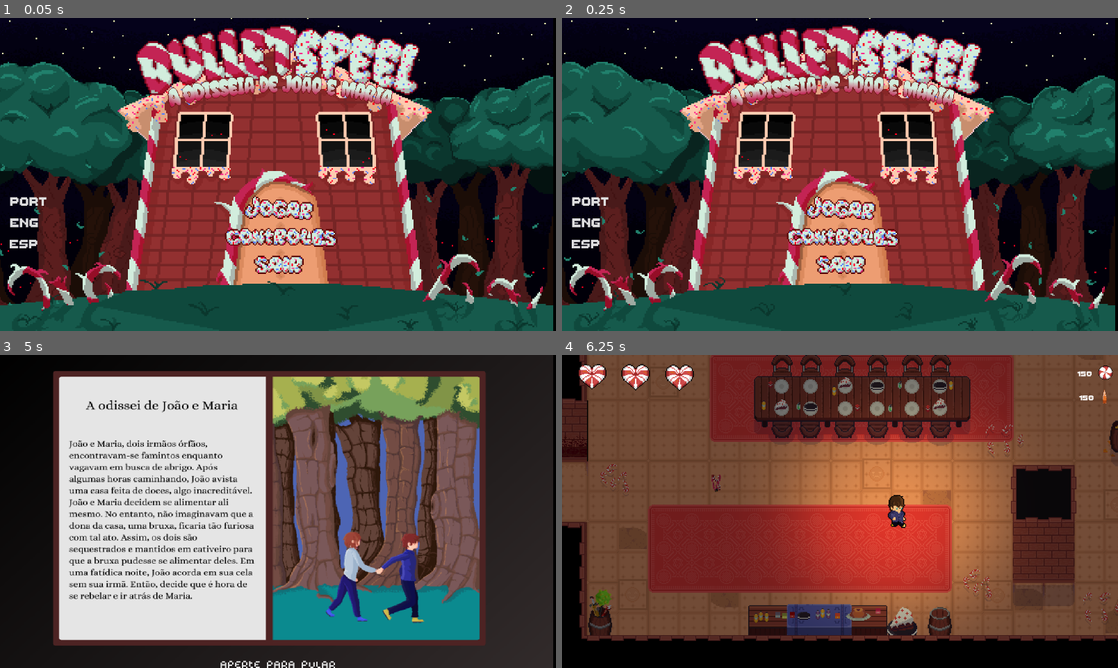
Above: before the commit, frames 1-4 (two rows, left to right).
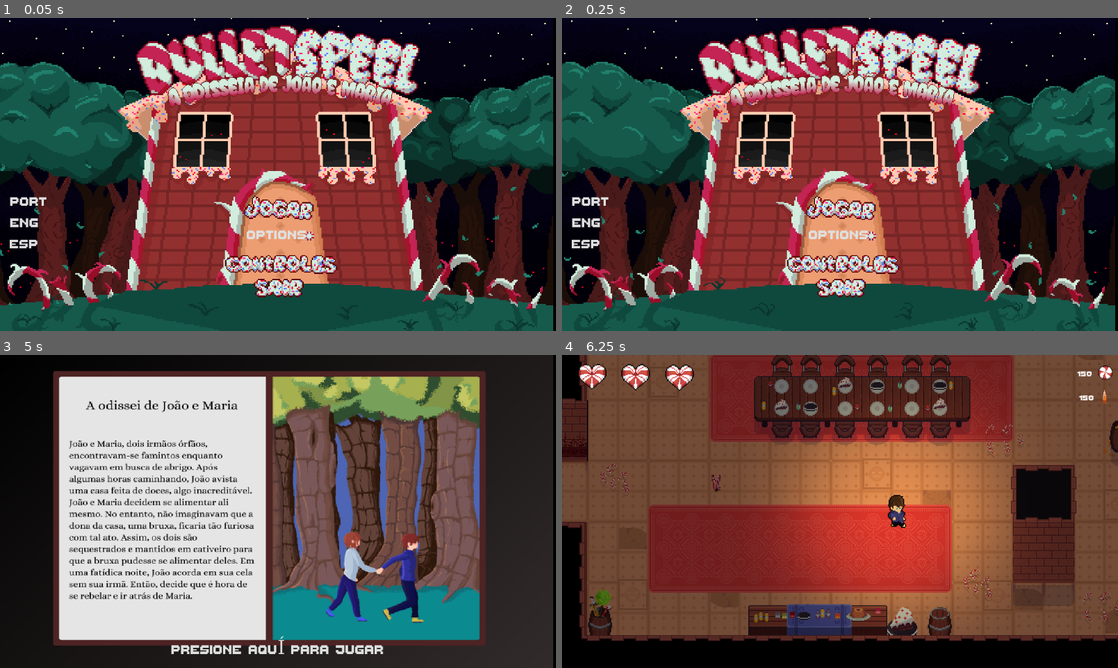
Above: after the commit, the same moments.

Repository: mtab-dev/bulletspeel
Game: Godot game, scene res://scenes/levels/main_menu.tscn
Same seed, same stepped clock (60 frames per second), same inputs: the game is played once before the commit and once after it. Sound files missing from this copy of the repository are replaced by a short silence.
Inputs (mouse positions are in pixels of both pictures, inside the frame that each line leads up to; where the layout moved, square brackets give the same spot in the first picture):
- Up to frame 1 (0.05 s): no input
- Up to frame 2 (0.25 s): no input
- Up to frame 3 (5 s): click (278, 570) [278, 574] at 0.5 s; click "PORT" at 1.25 s; click (278, 602) [278, 574] at 2 s; click "ENG" at 2.75 s; click "ESP" at 3.5 s; click (278, 539) at 4.25 s
- Up to frame 4 (6.25 s): click (840, 649) [840, 511] at 5 s; move the mouse to (962, 495) at 5.77 s; hold D (right) from 5.78 s (still down); click (962, 495) at 5.92 s

The runs differ from the first frame. In frame 1, 2.3% of the frame differs, in the area x 40-61%, y 67-90%; in frame 2, 2.3%; in frame 3, 1.0%; in frame 4, nothing differs.

Commit message:
feat: level menu

Diff:
--- a/project.godot
+++ b/project.godot
@@ -23,7 +23,7 @@
 
 [display]
 
-window/size/mode=3
+window/size/mode=2
 window/size/resizable=false
 window/stretch/mode="viewport"
 
--- a/scenes/levels/main_menu.tscn
+++ b/scenes/levels/main_menu.tscn
@@ -231,9 +231,9 @@
 process_mode = 3
 layout_mode = 2
 offset_left = 516.0
-offset_top = 487.0
+offset_top = 535.0
 offset_right = 648.0
-offset_bottom = 530.0
+offset_bottom = 578.0
 size_flags_horizontal = 4
 size_flags_vertical = 4
 mouse_default_cursor_shape = 2
@@ -247,11 +247,35 @@
 
 [node name="opções" type="Button" parent="menu"]
 process_mode = 3
+layout_mode = 1
+anchors_preset = 15
+anchor_right = 1.0
+anchor_bottom = 1.0
+offset_left = 511.0
+offset_top = 430.0
+offset_right = 596.0
+offset_bottom = 430.0
+grow_horizontal = 2
+grow_vertical = 2
+size_flags_horizontal = 4
+size_flags_vertical = 4
+mouse_default_cursor_shape = 2
+theme = ExtResource("38_koc4b")
+theme_override_styles/hover = SubResource("StyleBoxEmpty_hg8r7")
+theme_override_styles/pressed = SubResource("StyleBoxEmpty_0gcxr")
+theme_override_styles/normal = SubResource("StyleBoxEmpty_n2cji")
+text = "options"
+alignment = 0
+icon_alignment = 1
+expand_icon = true
+
+[node name="opções2" type="Button" parent="menu"]
+process_mode = 3
 layout_mode = 0
 offset_left = 445.0
-offset_top = 424.0
+offset_top = 480.0
 offset_right = 715.0
-offset_bottom = 483.0
+offset_bottom = 539.0
 size_flags_horizontal = 4
 size_flags_vertical = 4
 mouse_default_cursor_shape = 2
@@ -340,6 +364,7 @@
 [connection signal="pressed" from="menu/play" to="." method="_on_play_pressed"]
 [connection signal="pressed" from="menu/sair" to="." method="_on_sair_pressed"]
 [connection signal="pressed" from="menu/opções" to="." method="_on_opções_pressed"]
+[connection signal="pressed" from="menu/opções2" to="." method="_on_opções_pressed"]
 [connection signal="pressed" from="menu/port" to="." method="_on_port_pressed"]
 [connection signal="pressed" from="menu/eng" to="." method="_on_eng_pressed"]
 [connection signal="pressed" from="menu/esp" to="." method="_on_esp_pressed"]
--- a/scenes/ui/introduction.tscn
+++ b/scenes/ui/introduction.tscn
@@ -1,8 +1,7 @@
-[gd_scene load_steps=8 format=3 uid="uid://cryurjlljcfqc"]
+[gd_scene load_steps=7 format=3 uid="uid://cryurjlljcfqc"]
 
 [ext_resource type="Texture2D" uid="uid://lefgd2k08sw4" path="res://sprites/ui/cutscenes/intro.webp" id="1_5ypy1"]
 [ext_resource type="Script" path="res://scripts/ui/introduction.gd" id="1_yenme"]
-[ext_resource type="Texture2D" uid="uid://kyk1bf27t31r" path="res://sprites/ui/menu/press.webp" id="2_ss6yq"]
 [ext_resource type="Theme" uid="uid://cjoyqre1lp47" path="res://assets/themes/buttons.tres" id="3_0jjw8"]
 
 [sub_resource type="StyleBoxEmpty" id="StyleBoxEmpty_p71ld"]
@@ -27,17 +26,19 @@
 
 [node name="goAhead" type="Button" parent="."]
 layout_mode = 1
-anchors_preset = 15
+anchors_preset = 12
+anchor_top = 1.0
 anchor_right = 1.0
 anchor_bottom = 1.0
+offset_top = -74.0
 grow_horizontal = 2
-grow_vertical = 2
+grow_vertical = 0
 mouse_default_cursor_shape = 2
 theme = ExtResource("3_0jjw8")
 theme_override_styles/hover = SubResource("StyleBoxEmpty_p71ld")
 theme_override_styles/pressed = SubResource("StyleBoxEmpty_qd0ug")
 theme_override_styles/normal = SubResource("StyleBoxEmpty_rj146")
-icon = ExtResource("2_ss6yq")
+text = "aaaaaaaaa"
 icon_alignment = 1
 vertical_icon_alignment = 2
 
--- a/scenes/ui/level_menu.tscn
+++ b/scenes/ui/level_menu.tscn
@@ -1,7 +1,8 @@
-[gd_scene load_steps=3 format=3 uid="uid://cjabs2o3kadip"]
+[gd_scene load_steps=4 format=3 uid="uid://cjabs2o3kadip"]
 
 [ext_resource type="Script" path="res://scripts/ui/levelMenu.gd" id="1_0048k"]
 [ext_resource type="Theme" uid="uid://cjoyqre1lp47" path="res://assets/themes/buttons.tres" id="1_e77uw"]
+[ext_resource type="Texture2D" uid="uid://dwu18gldx5boy" path="res://sprites/ui/menu/pauseOverlay.webp" id="2_548jn"]
 
 [node name="levelMenu" type="CanvasLayer" groups=["levelMenu"]]
 process_mode = 3
@@ -11,6 +12,11 @@
 offset_right = 1171.0
 offset_bottom = 649.0
 color = Color(0.337255, 0.337255, 0.337255, 0)
+
+[node name="Sprite2D" type="Sprite2D" parent="."]
+position = Vector2(573, 286)
+scale = Vector2(3, 3)
+texture = ExtResource("2_548jn")
 
 [node name="VBoxContainer" type="VBoxContainer" parent="."]
 anchors_preset = 14
@@ -25,22 +31,26 @@
 
 [node name="btn1" type="Button" parent="VBoxContainer"]
 layout_mode = 2
+mouse_default_cursor_shape = 2
 theme = ExtResource("1_e77uw")
 text = "continuar"
 
 [node name="btn4" type="Button" parent="VBoxContainer"]
 layout_mode = 2
+mouse_default_cursor_shape = 2
 theme = ExtResource("1_e77uw")
 text = "reiniciar"
 
 [node name="btn2" type="Button" parent="VBoxContainer"]
 layout_mode = 2
+mouse_default_cursor_shape = 2
 theme = ExtResource("1_e77uw")
 text = "menu princiipal
 "
 
 [node name="btn3" type="Button" parent="VBoxContainer"]
 layout_mode = 2
+mouse_default_cursor_shape = 2
 theme = ExtResource("1_e77uw")
 text = "sair
 
--- a/scripts/ui/introduction.gd
+++ b/scripts/ui/introduction.gd
@@ -1,9 +1,18 @@
 extends Control
+
+@onready var goAheadBtn: Button = $goAhead
 
 
 # Called when the node enters the scene tree for the first time.
 func _ready():
-	pass # Replace with function body.
+	if Global.lang == 'port':
+		goAheadBtn.text = 'APERTE AQUI PARA PULAR'
+	if Global.lang == 'eng':
+		goAheadBtn.text = 'PRESS HERE TO PLAY'
+	if Global.lang == 'esp':
+		goAheadBtn.text = 'PRESIONE AQUÍ PARA JUGAR'
+
+
 
 
 # Called every frame. 'delta' is the elapsed time since the previous frame.
--- a/scripts/ui/levelMenu.gd
+++ b/scripts/ui/levelMenu.gd
@@ -1,8 +1,28 @@
 extends CanvasLayer
+
+@onready var resumeButton: Button = $VBoxContainer/btn1
+@onready var restartButton: Button = $VBoxContainer/btn4
+@onready var mainMenuButton: Button = $VBoxContainer/btn2
+@onready var quitButton: Button = $VBoxContainer/btn3
 
 # Called when the node enters the scene tree for the first time.
 func _ready():
 	visible = false;
+	if Global.lang == 'port':
+		resumeButton.text = 'CONTINUAR'
+		restartButton.text = 'REINICIAR'
+		mainMenuButton.text = 'MENU PRINCIPAL'
+		quitButton.text = 'SAIR'
+	if Global.lang == 'eng':
+		resumeButton.text = 'RESUME'
+		restartButton.text = 'RESTART'
+		mainMenuButton.text = 'MAIN MENU'
+		quitButton.text = 'QUIT'
+	if Global.lang == 'esp':
+		resumeButton.text = 'CONTINUAR'
+		restartButton.text = 'REANUDAR'
+		mainMenuButton.text = 'MENU PRINCIPAL'
+		quitButton.text = 'SALIR'
 
 
 # Called every frame. 'delta' is the elapsed time since the previous frame.
Not shown: 2 places in scenes/levels/level_one.tscn that only renumber resources
Binary file added: sprites/ui/menu/pauseOverlay.webp
Not shown, added: sprites/ui/menu/pauseOverlay.webp.import
